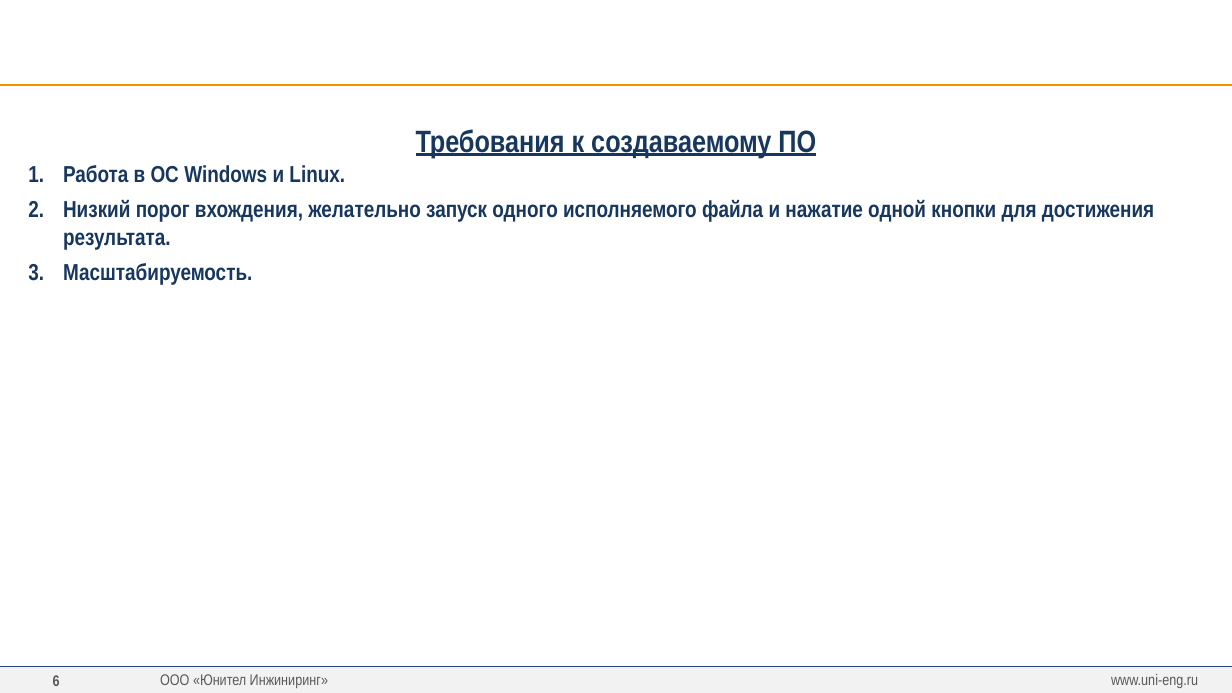
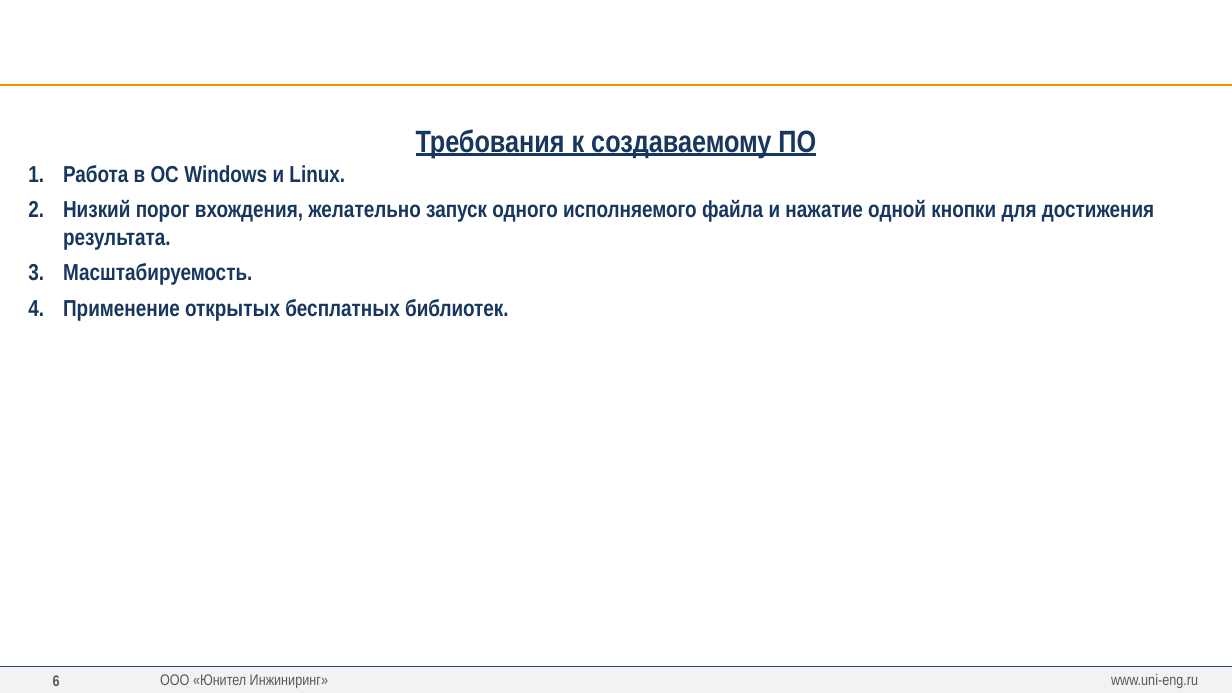
Before and after one commit to greglu1976/ProjectOmni, a slide deck: slide 6 of Презентация/Презентация.pptx. Drawn at 1232x693 pixels with LibreOffice and Linux fonts; fonts in the diff are those of the drawing; background and template pictures are left out. Boxes give left, top, right and bottom in pixels: in the first picture for what was removed or moved away, otherwise in the second. Text is boxed around its words. In the diff, an @@ line names an element or a change of style, - is before the commit and + after.

```diff
--- a/Презентация/Презентация.pptx
+++ b/Презентация/Презентация.pptx
@@ text at (63, 299, 509, 321): paragraph added @@
+4. Применение открытых бесплатных библиотек.
```
Also in this commit, not shown: 1 other slide changed, 1 slide added, 2 slides removed, 5 other files.
